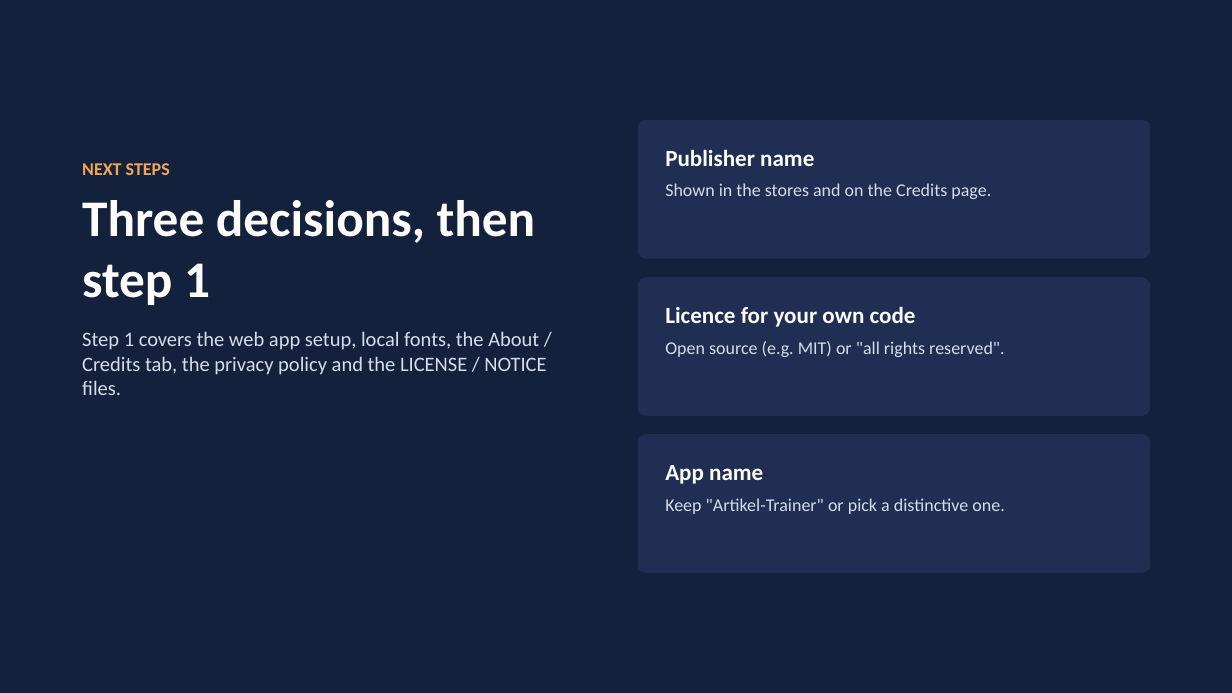
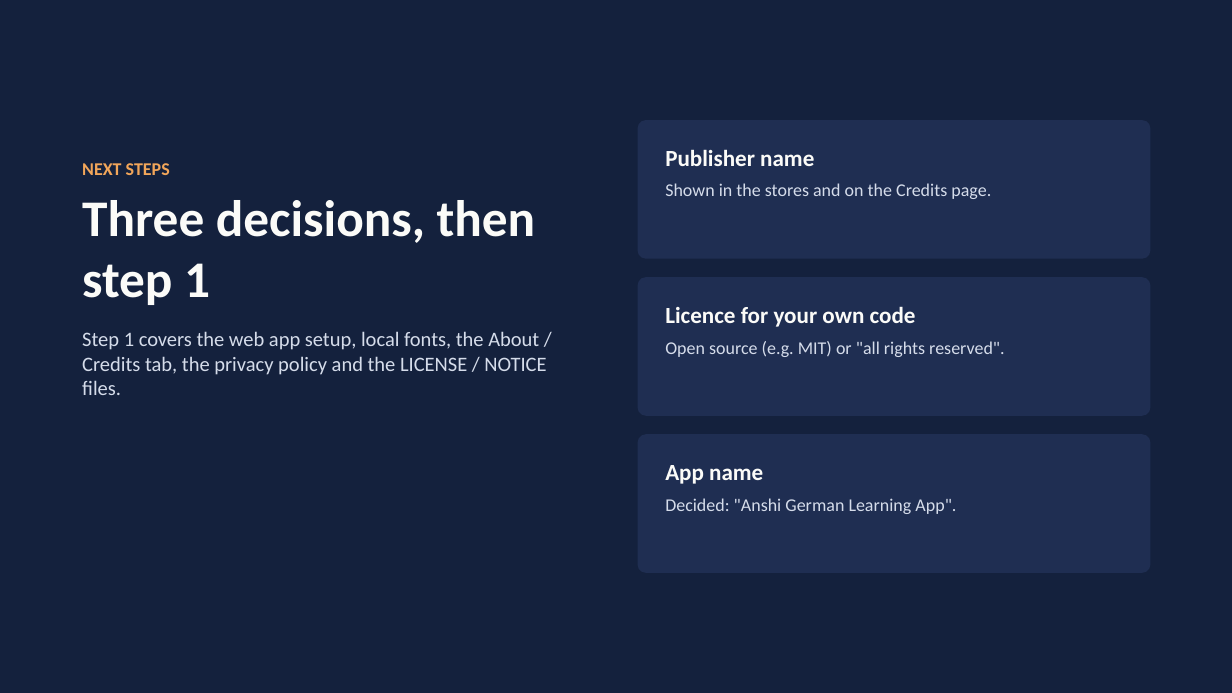
Before and after one commit to AnjaneyaReddyKovvuri/learn-german, a slide deck: slide 13 of docs/Artikel-Trainer-Licensing-and-Mobile-App.pptx. Drawn at 1232x693 pixels with LibreOffice and Linux fonts; fonts in the diff are those of the drawing. Boxes give left, top, right and bottom in pixels: in the first picture for what was removed or moved away, otherwise in the second. Text is boxed around its words. In the diff, an @@ line names an element or a change of style, - is before the commit and + after.

```diff
--- a/docs/Artikel-Trainer-Licensing-and-Mobile-App.pptx
+++ b/docs/Artikel-Trainer-Licensing-and-Mobile-App.pptx
@@ text at [665, 498, 956, 514]: text changed @@
-Keep "Artikel-Trainer" or pick a distinctive one.
+Decided: "Anshi German Learning App".
```
Also in this commit, not shown: 2 other slides changed, 7 other files.
